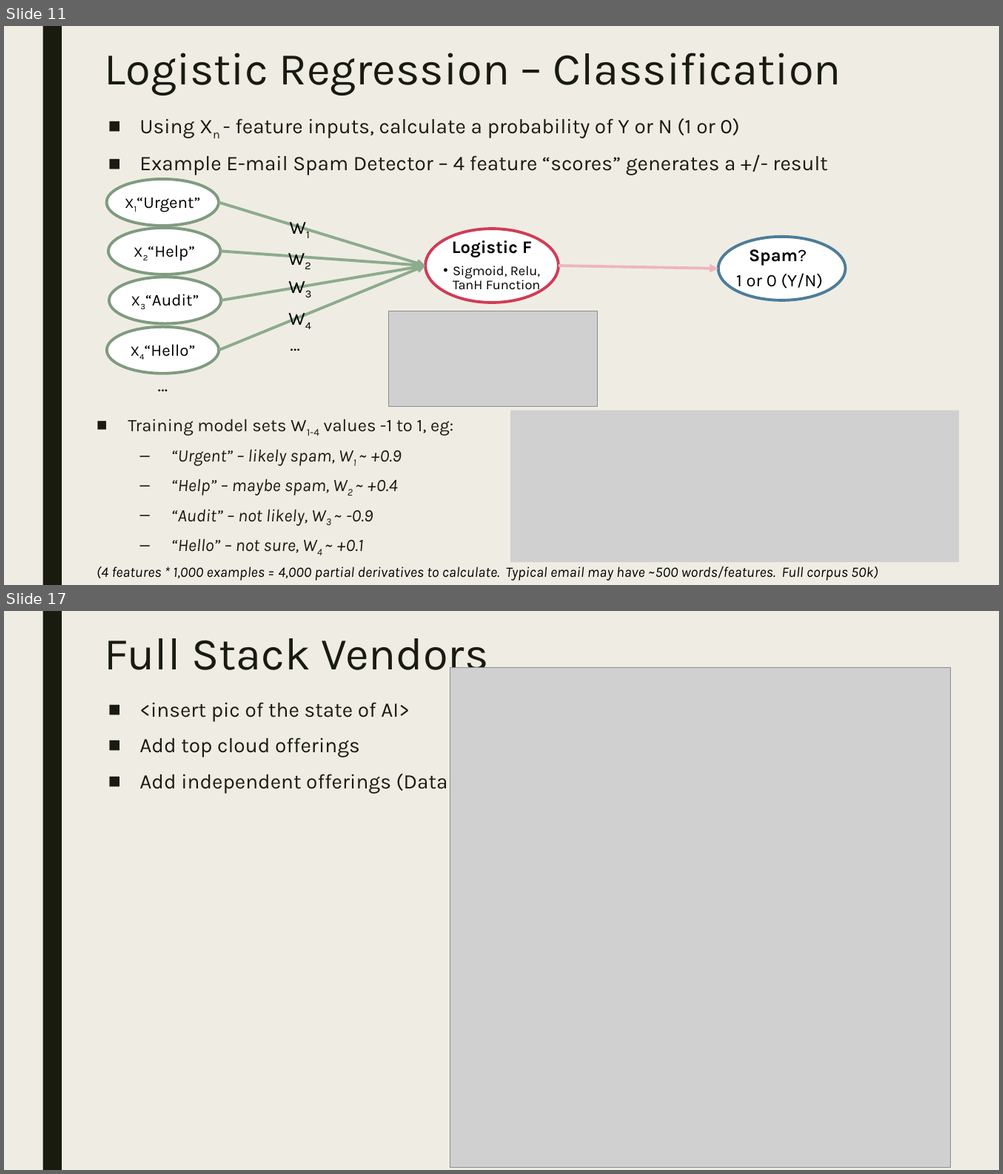
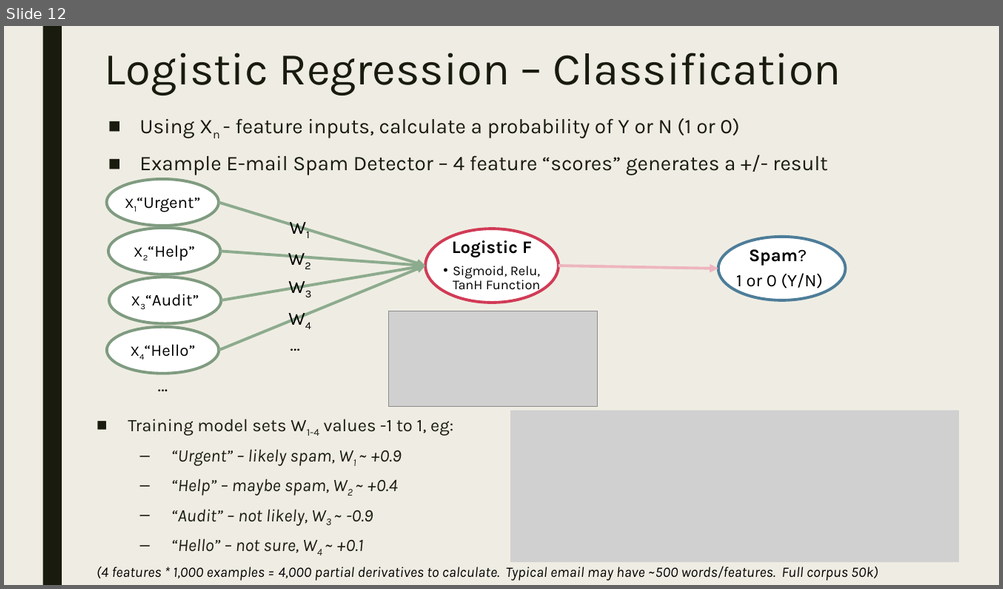
Before and after one commit to dougfoo/machineLearning, a slide deck: talks/MachineLearning101.pptx. Shown one above the other, each under a label of ours: slides 11 and 17 before the commit, slide 12 after it; the slides between them are not shown. The pictures are 1003x1174 and 1003x589 pixels, drawn with LibreOffice and Linux fonts; fonts in the diff are those of the drawing; grey boxes stand for pictures. Boxes give left, top, right and bottom in pixels: in the first picture for what was removed or moved away, otherwise in the second. Text is boxed around its words. In the diff, an @@ line names an element or a change of style, - is before the commit and + after.

```diff
--- a/talks/MachineLearning101.pptx
+++ b/talks/MachineLearning101.pptx
@@ slide 17 removed at [4, 611, 999, 1170], background #EFEDE3; not listed: 1 template element that a slide beside it also shows @@
@@ title removed at [105, 638, 488, 681] @@
-Full Stack Vendors
@@ picture removed at [450, 668, 950, 1168] @@
@@ text removed at [139, 702, 448, 794] @@
-■ <insert pic of the state of AI>
-■ Add top cloud offerings
-■ Add independent offerings (Data Robot, h2o etc)
@@ what was slide 11 is now slide 12 @@
```
Also in this commit, not shown: 12 slides changed, 5 slides added, 3 other slides removed.
